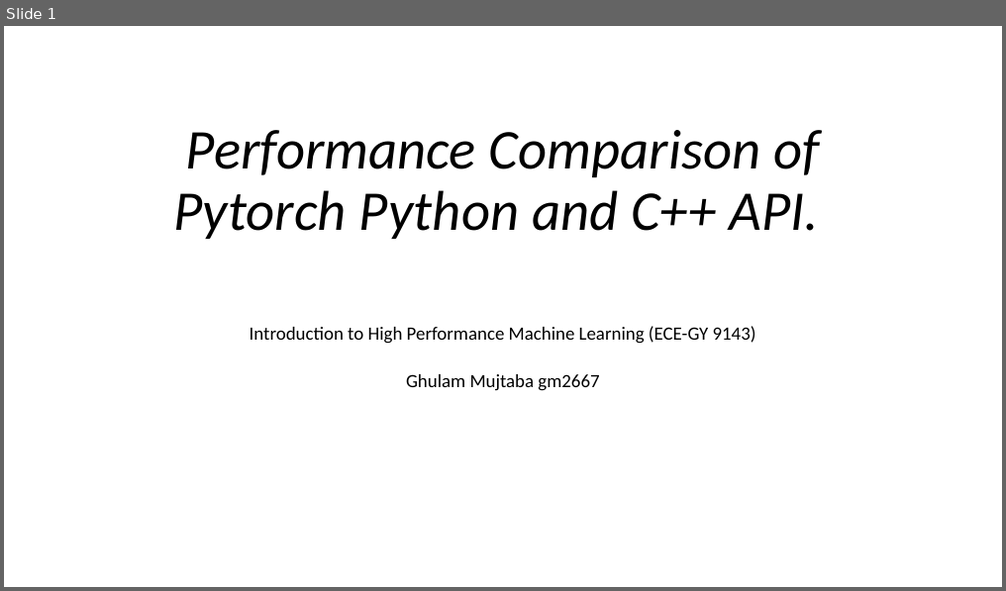
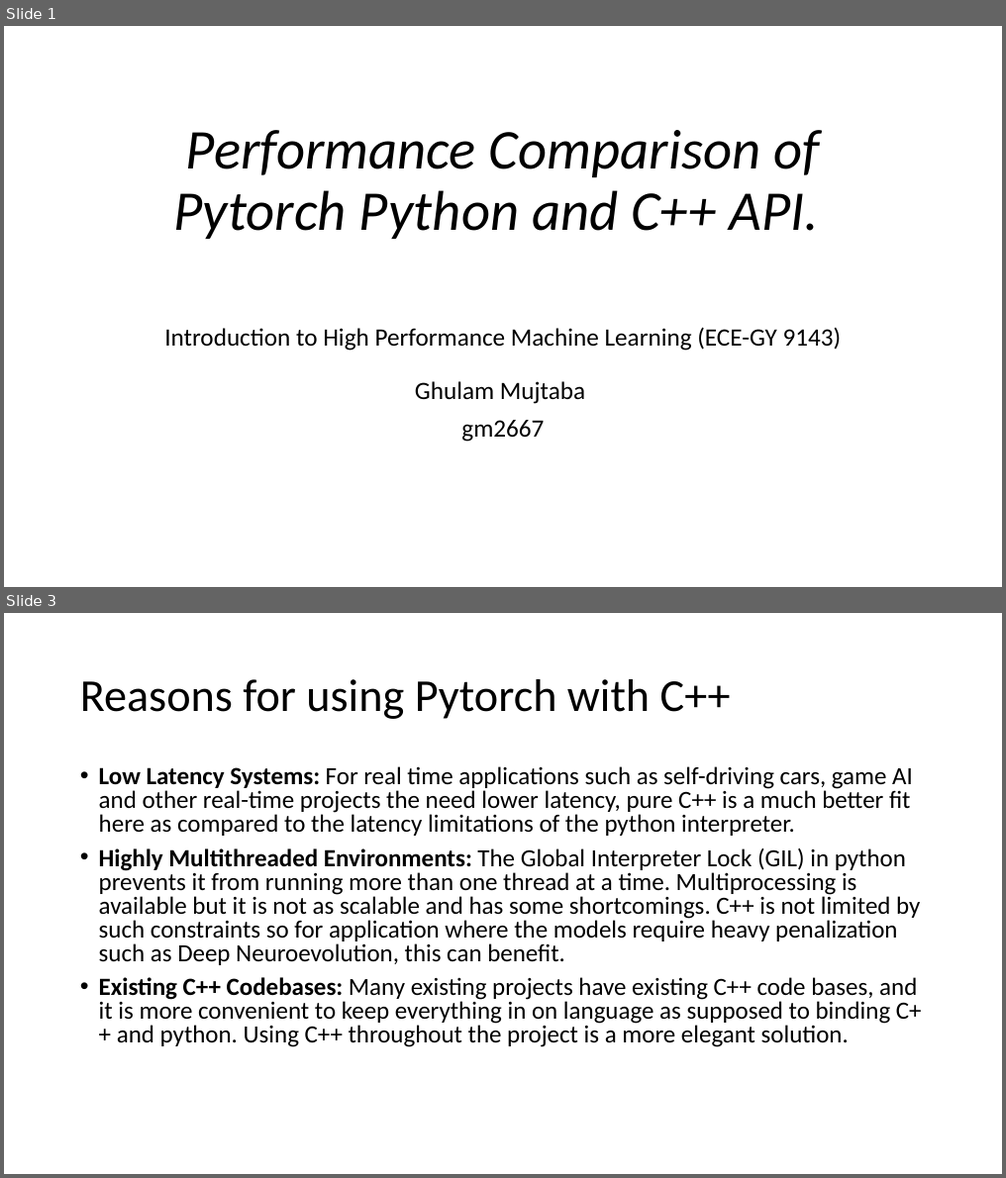
Before and after one commit to GM223/pytorch_python_cpp_benchmark_comparison, a slide deck: docs/project_presentation_gm2667.pptx. Shown one above the other, each under a label of ours: slide 1 before the commit, slides 1 and 3 after it; the slides between them are not shown. The pictures are 1006x591 and 1006x1178 pixels, drawn with LibreOffice and Linux fonts; fonts in the diff are those of the drawing. Boxes give left, top, right and bottom in pixels: in the first picture for what was removed or moved away, otherwise in the second. Text is boxed around its words. In the diff, an @@ line names an element or a change of style, - is before the commit and + after.

```diff
--- a/docs/project_presentation_gm2667.pptx
+++ b/docs/project_presentation_gm2667.pptx
@@ slide 3 added at [4,613,1002,1174], background #FFFFFF @@
@@ title added at [80,679,731,719], 44 pt, text #000000 @@
+Reasons for using Pytorch with C++
@@ text added at [99,766,922,1048], 23.8 pt, text #000000 @@
+• Low Latency Systems: For real time applications such as self-driving cars, game AI and other real-time projects the need lower latency, pure C++ is a much better fit here as compared to the latency limitations of the python interpreter.
+• Highly Multithreaded Environments: The Global Interpreter Lock (GIL) in python prevents it from running more than one thread at a time. Multiprocessing is available but it is not as scalable and has some shortcomings. C++ is not limited by such constraints so for application where the models require heavy penalization such as Deep Neuroevolution, this can benefit.
+• Existing C++ Codebases: Many existing projects have existing C++ code bases, and it is more convenient to keep everything in on language as supposed to binding C++ and python. Using C++ throughout the project is a more elegant solution.
@@ slide 1 changed as well @@
@@ subtitle at [164,327,842,442]: text changed; size 18 to 24 pt @@
-Introduction to High Performance Machine Learning (ECE-GY 9143)
-Ghulam Mujtaba gm2667
+Introduction to High Performance Machine Learning (ECE-GY 9143)
+Ghulam Mujtaba
+gm2667
```
Also in this commit, not shown: 2 other slides changed, 4 other slides added, 3 slides removed, 6 other files.
